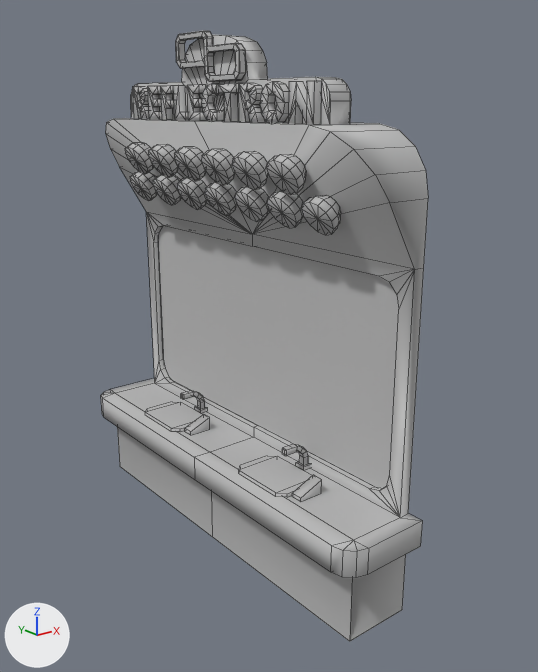
Renders of the FBX model Assets/Art/Environment/Ship/Reflectron/Reflectron.fbx from each side of a commit.
Before and after are seen from a camera (50 mm lens) standing at (9.55, -8.58, 4.01) and looking at (13.53, -3.6, 2.02). Lighting does not change. The marker at lower left points along +X, +Y and +Z. Mesh edges are drawn as thin lines. Where no turn or scale is listed for an object, it has been applied to the vertices. Vertices at the same position are counted once.

The first picture shows 'reflect:polySurface22', 'reflect:polySurface4'.
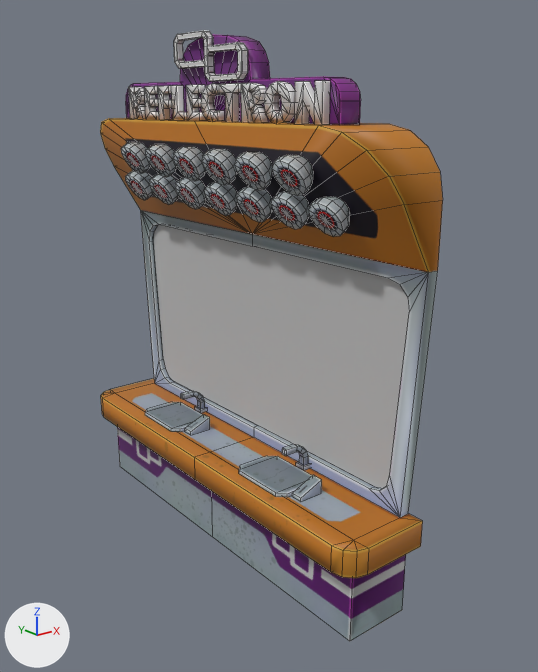
What the commit changed:
Picture 'reflect_Reflect_BaseMap.png' (img_reflect_reflect_basemap_png) is new.
Material 'Ship' (mat_ship) is new.
Its texture is img_reflect_reflect_basemap_png.
me_mesh has 1237 vertices, 1361 faces and spans x -0.39..0.39, y -2.03..2.03, z -2.28..2.28.
me_mesh is used by ob_reflect_polysurface22; location (13.29, -3.3, 2.28).
me_mesh no longer uses material mat_lambert1 (grey #bcbcbc).
me_mesh part 1: the loose piece of 38 vertices spanning x -0.33..-0.07, y -1.22..-0.92, z 1.09..1.38 is moved by (0.0, -0.07, 0.0).
me_mesh part 2: the loose piece of 38 vertices spanning x -0.33..-0.07, y -0.79..-0.49, z 1.09..1.38 is scaled about the mesh origin by (1, 1.07, 1).
me_mesh part 3: the loose piece of 38 vertices spanning x -0.33..-0.07, y 0.48..0.78, z 1.09..1.38 is scaled about the mesh origin by (1, 1.07, 1).
me_mesh part 4: the loose piece of 38 vertices spanning x -0.33..-0.07, y 0.91..1.21, z 1.09..1.38 is moved by (0.0, 0.07, 0.0).
me_mesh part 5: the loose piece of 38 vertices spanning x -0.16..0.1, y 1.16..1.46, z 0.8..1.09 is scaled about the mesh origin by (1, 1.07, 1).
me_mesh part 6: the loose piece of 38 vertices spanning x -0.16..0.1, y 0.72..1.02, z 0.8..1.09 is moved by (0.0, 0.06, 0.0).
me_mesh part 7: the loose piece of 38 vertices spanning x -0.16..0.1, y -1.42..-1.11, z 0.8..1.09 is scaled about the mesh origin by (1, 1.07, 1).
me_mesh part 8: the loose piece of 38 vertices spanning x -0.16..0.1, y -1.01..-0.71, z 0.8..1.09 is scaled about the mesh origin by (1, 1.07, 1).
me_mesh part 9: the loose piece of 38 vertices spanning x -0.16..0.1, y -0.59..-0.29, z 0.8..1.09 is moved by (0.0, -0.03, 0.0).
me_mesh part 10: the loose piece of 46 vertices spanning x -0.16..-0.09, y 0.98..1.23, z 1.59..1.87 is moved by (0.0, 0.07, 0.0).
me_mesh part 11: the loose piece of 24 vertices spanning x -0.16..-0.09, y 0.76..0.95, z 1.59..1.87 is moved by (0.0, 0.06, 0.0).
me_mesh part 12: the loose piece of 20 vertices spanning x -0.16..-0.09, y 0.55..0.73, z 1.59..1.87 is moved by (0.0, 0.04, 0.0).
me_mesh part 13: the loose piece of 46 vertices spanning x -0.16..-0.09, y -0.67..-0.43, z 1.59..1.87 is moved by (0.0, -0.04, 0.0).
me_mesh part 14: the loose piece of 42 vertices spanning x -0.16..-0.09, y -0.98..-0.69, z 1.58..1.88 is scaled about the mesh origin by (1, 1.07, 1).
me_mesh part 15: the loose piece of 23 vertices spanning x -0.16..-0.09, y -1.3..-1.02, z 1.59..1.87 is moved by (0.0, -0.08, 0.0).
me_mesh part 16: the loose piece of 48 vertices spanning x -0.09..0.1, y -1.39..1.39, z 1.59..2.25 is scaled about its middle by (1, 1.07, 1).
me_mesh part 17: 10 of the vertices in x -0.29..0.39, y 1.39..1.88, z 1.1..1.59 are scaled about their middle by (1, 1.07, 1), then moved by (0.0, 0.1, 0.0).
me_mesh part 18: 10 of the vertices in x 0.29..0.39, y 1.54..1.88, z 0.29..0.61 are scaled about their middle by (1, 1.07, 1), then moved by (0.0, 0.1, 0.0).
me_mesh part 19: 10 of the vertices in x -0.29..0.39, y -1.88..-1.39, z 1.1..1.59 are scaled about their middle by (1, 1.07, 1), then moved by (0.0, -0.1, 0.0).
me_mesh part 20: 10 of the vertices in x 0.29..0.39, y -1.88..-1.54, z 0.29..0.61 are scaled about their middle by (1, 1.07, 1), then moved by (0.0, -0.1, 0.0).
me_mesh now uses material mat_ship (picture img_reflect_reflect_basemap_png).

Location of each change, [x1, y1, x2, y2] in pixels of the pictures (538 x 672 px; the box of a moved part takes in the faces that stretch with it):
'reflect:polySurface22', recoloured, reshaped
    before: [101, 30, 428, 641]
    after: [100, 30, 443, 641]
part 1 of me_mesh, moved or reshaped
    before: [267, 154, 306, 195]
    after: [272, 155, 313, 196]
part 2 of me_mesh, moved or reshaped
    before: [232, 151, 268, 190]
    after: [234, 152, 272, 190]
part 3 of me_mesh, moved or reshaped
    before: [148, 144, 178, 177]
    after: [145, 144, 176, 177]
part 4 of me_mesh, moved or reshaped
    before: [125, 142, 154, 174]
    after: [121, 142, 150, 173]
part 5 of me_mesh, moved or reshaped
    before: [130, 171, 157, 201]
    after: [125, 171, 153, 200]
part 6 of me_mesh, moved or reshaped
    before: [153, 175, 181, 205]
    after: [149, 174, 178, 205]
part 7 of me_mesh, moved or reshaped
    before: [301, 195, 341, 235]
    after: [308, 196, 350, 237]
part 8 of me_mesh, moved or reshaped
    before: [267, 191, 303, 228]
    after: [271, 192, 309, 229]
part 9 of me_mesh, moved or reshaped
    before: [235, 186, 269, 222]
    after: [236, 187, 272, 222]
part 10 of me_mesh, moved or reshaped
    before: [132, 87, 149, 119]
    after: [128, 87, 146, 119]
part 11 of me_mesh, moved or reshaped
    before: [148, 86, 162, 119]
    after: [144, 86, 159, 119]
part 12 of me_mesh, moved or reshaped
    before: [160, 85, 174, 120]
    after: [157, 86, 172, 120]
part 13 of me_mesh, moved or reshaped
    before: [238, 83, 265, 123]
    after: [241, 83, 269, 123]
part 14 of me_mesh, moved or reshaped
    before: [260, 81, 289, 123]
    after: [264, 81, 295, 123]
part 15 of me_mesh, moved or reshaped
    before: [288, 81, 322, 125]
    after: [294, 81, 330, 125]
part 16 of me_mesh, moved or reshaped
    before: [131, 34, 351, 125]
    after: [126, 34, 361, 125]
part 17 of me_mesh, moved or reshaped
    before: [105, 118, 252, 234]
    after: [100, 118, 252, 234]
part 18 of me_mesh, moved or reshaped
    before: [120, 167, 252, 379]
    after: [114, 166, 252, 380]
part 19 of me_mesh, moved or reshaped
    before: [194, 121, 428, 234]
    after: [194, 121, 443, 234]
part 20 of me_mesh, moved or reshaped
    before: [252, 198, 428, 517]
    after: [252, 200, 443, 517]
